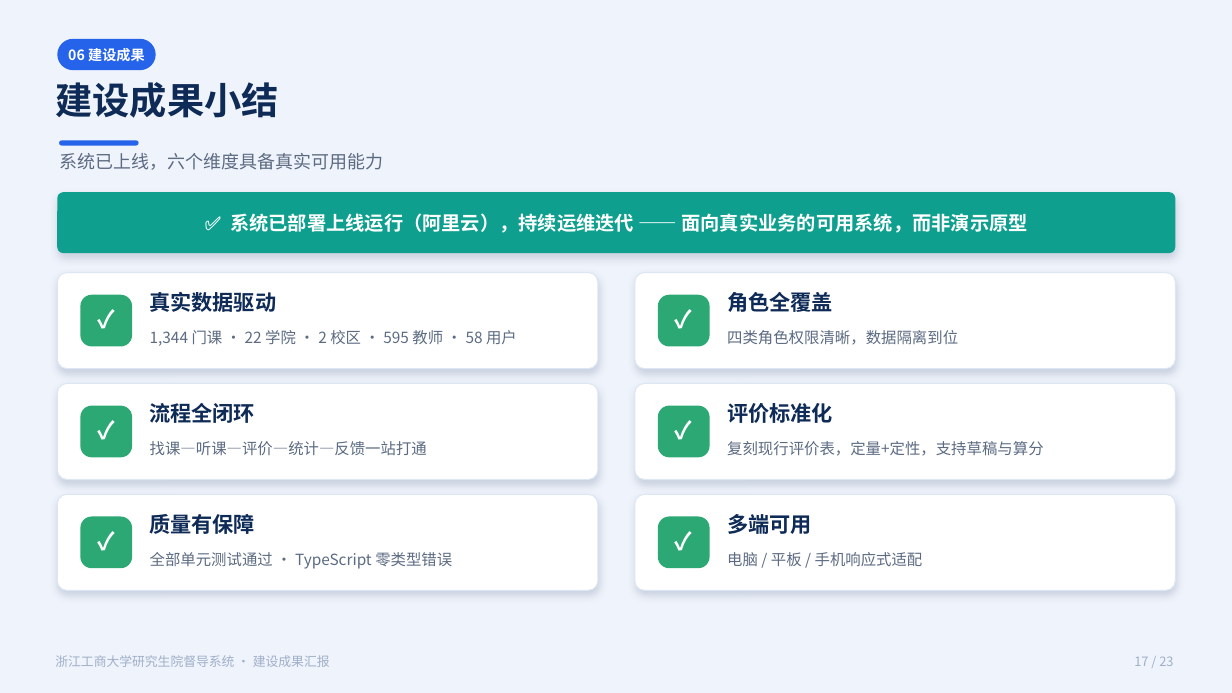
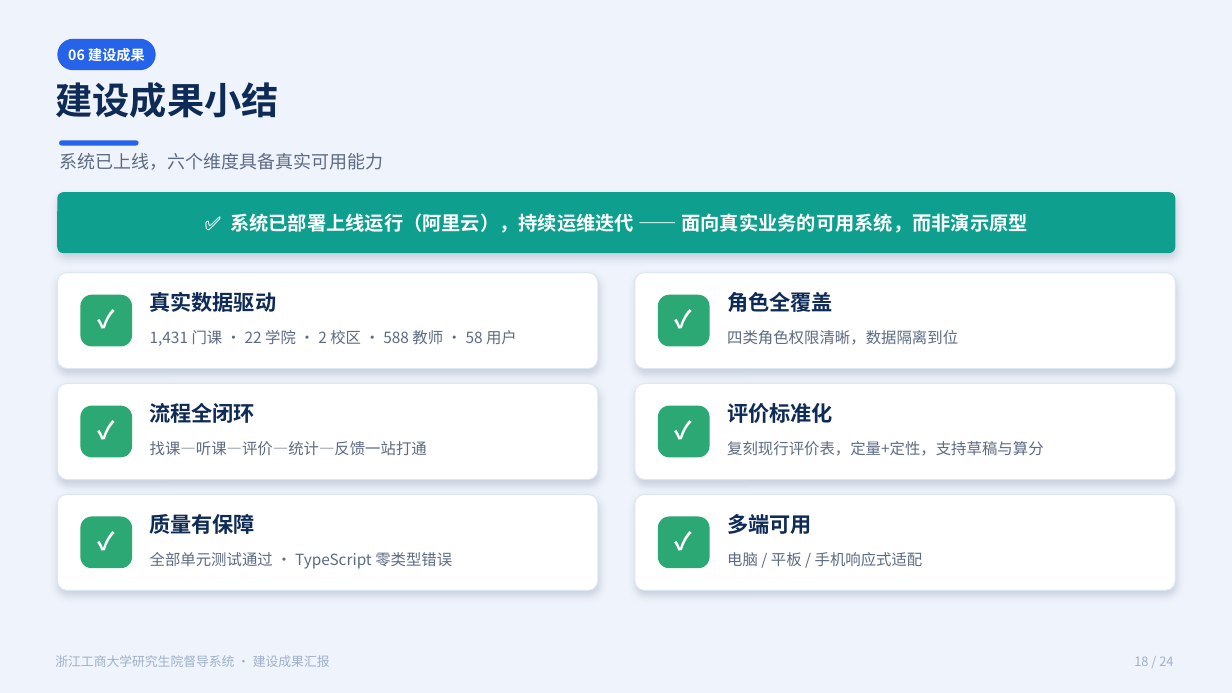
Before and after one commit to 1739467001-svg/example-of-report, a slide deck: slide 18 of slides/督导系统建设成果汇报.pptx (slide 17 before the commit). Drawn at 1232x693 pixels with LibreOffice and Linux fonts; fonts in the diff are those of the drawing. Boxes give left, top, right and bottom in pixels: in the first picture for what was removed or moved away, otherwise in the second. Text is boxed around its words. In the diff, an @@ line names an element or a change of style, - is before the commit and + after.

```diff
--- a/slides/督导系统建设成果汇报.pptx
+++ b/slides/督导系统建设成果汇报.pptx
@@ text at [150,330,517,346]: text changed @@
-1,344 门课 · 22 学院 · 2 校区 · 595 教师 · 58 用户
+1,431 门课 · 22 学院 · 2 校区 · 588 教师 · 58 用户
@@ text at [1134,656,1173,666]: text changed @@
-17 / 23
+18 / 24
```
Also in this commit, not shown: 20 other slides changed, 1 slide added, 16 other files.
